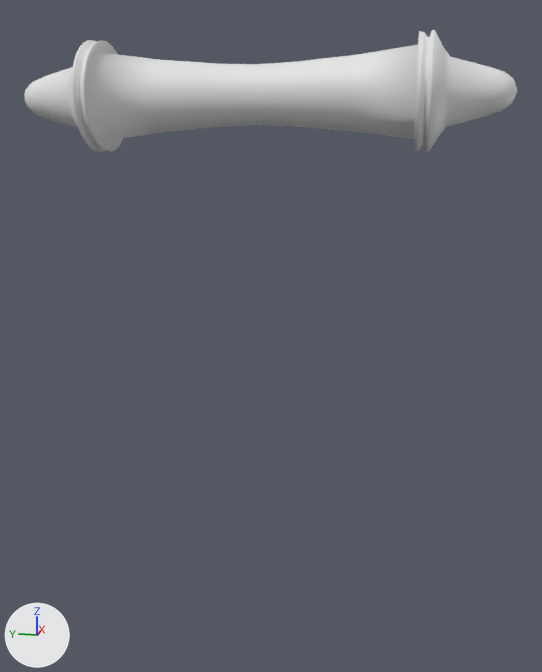
What one commit did to the Blender file Assets/FBX/Vertrag wip.blend.
Both versions are drawn from a camera (50 mm lens) standing at (-30.7, -6.8, 9.8) and looking at (0.3, -0.6, 2.0). Lighting does not change. The marker at lower left points along +X, +Y and +Z.

Before the edit, the objects in view are built like this:
```python
me_cube_001 = bpy.data.meshes.new('Cube.001')
me_cube_001.from_pydata(...)  # 576 vertices, 545 faces; spans x -2.21..2.21, y 0.0..9.96, z -2.21..2.21
me_cube_001.polygons.foreach_set('use_smooth', [True] * 545)
ob_cube = bpy.data.objects.new('Cube', me_cube_001)
ob_cube.location = (0.0, -0.05, 11.95)
_m = ob_cube.modifiers.new('Mirror', 'MIRROR')
_m.use_axis = (False, True, False)
_m.use_clip = True
```
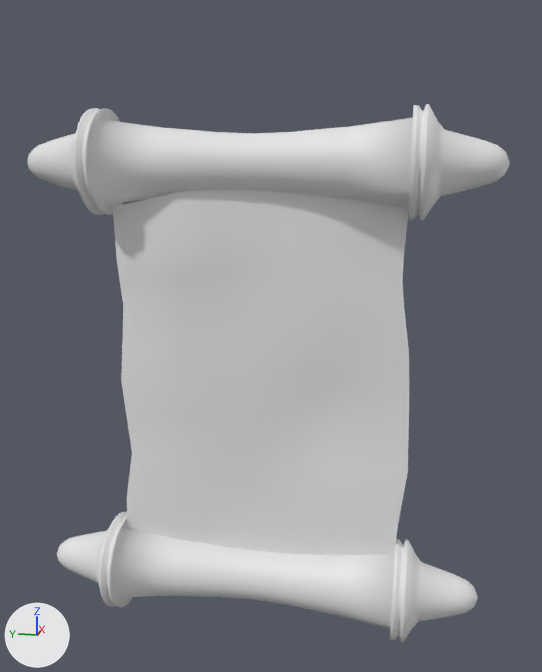
Pixel boxes (x1, y1, x2, y2) of what changed, in the pictures (542 x 672 px):
'Plane', added: after (113, 190, 409, 555)
'Cube', moved, modifiers changed: before (25, 30, 517, 152); after (28, 104, 510, 642)

Edits to the bpy script that builds the scene:
```text
Add me_circle:
    me_circle.from_pydata(...)  # 32 vertices, 0 faces, 32 loose edges; spans x -1.0..1.0, y -1.0..1.0, z 0.0
Add me_plane:
    me_plane.from_pydata(...)  # 90 vertices, 72 faces; spans x -0.99..1.0, y -1.03..0.98, z -0.88..0.37
    me_plane.polygons.foreach_set('use_smooth', [True] * 72)
Change ob_cube:
    ob_cube.location: (0.0, -0.05, 11.95) -> (0.0, 0.03, 9.31)
    add _m = ob_cube.modifiers.new('Mirror.001', 'MIRROR')
    add _m.use_axis = (False, False, True)
    add _m.mirror_object = ob_circle
Add ob_circle:
    ob_circle = bpy.data.objects.new('Circle', me_circle)
    ob_circle.location = (0.0, 0.0, 0.0)
    ob_circle.scale = (9.63, 9.63, 9.63)
    ob_circle.hide_set(True)
Add ob_plane:
    ob_plane = bpy.data.objects.new('Plane', me_plane)
    ob_plane.location = (0.0, 0.0, 0.0)
    ob_plane.rotation_euler = (0.0, 1.571, 0.0)  # degrees (0, 90, 0)
    ob_plane.scale = (8.53, 6.46, 1.0)
```
